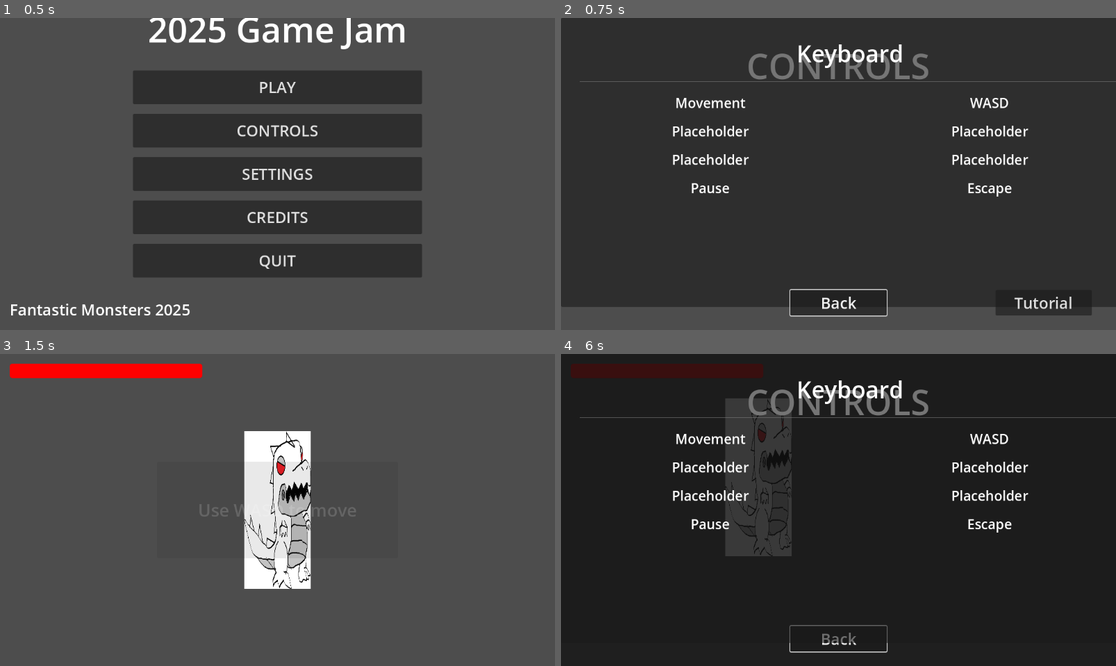
Above: before the commit, frames 1-4 (two rows, left to right).
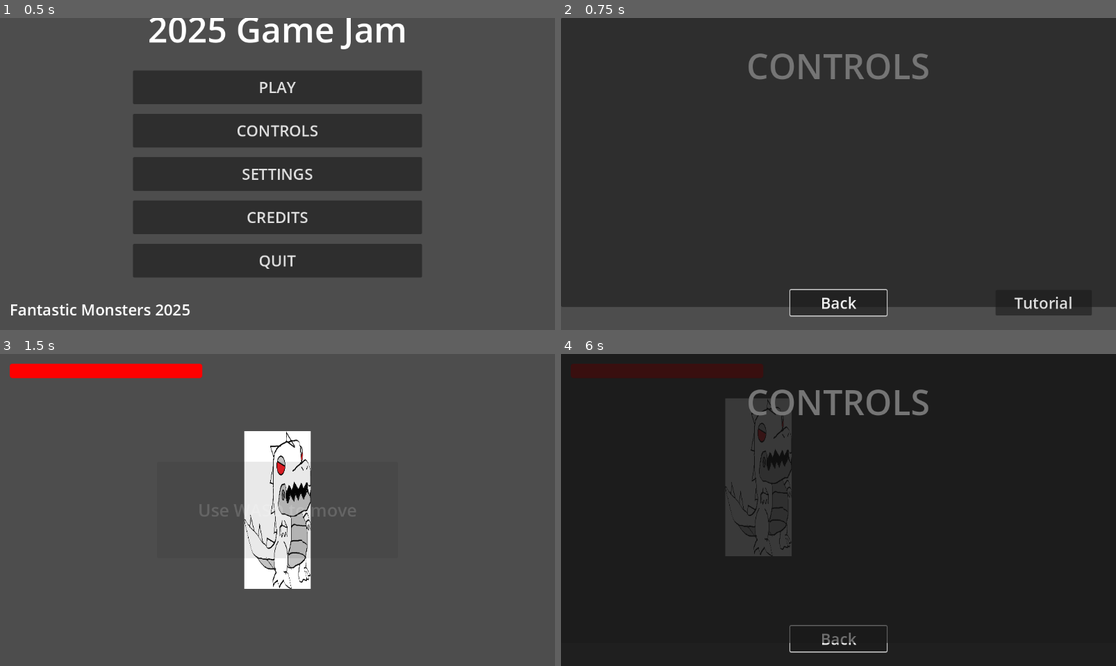
Above: after the commit, the same moments.

Repository: RandomlyZay/2025-game-jam
Game: Godot game, scene res://ui/menus/main_menu/main_menu.tscn
Same seed, same stepped clock (60 frames per second), same inputs: the game is played once before the commit and once after it.
Inputs (mouse positions are in pixels of both pictures, inside the frame that each line leads up to):
- Up to frame 1 (0.5 s): no input
- Up to frame 2 (0.75 s): click "CONTROLS" at 0.5 s
- Up to frame 3 (1.5 s): click "Tutorial" at 1.25 s
- Up to frame 4 (6 s): tap Enter (ui_accept) at 2, 2.27, 2.3, 2.57, 2.85, 3.02, 3.32, 3.8, 4.52, 4.82, 5.27, 5.3, 5.57 s; move the mouse to (960, 494) at 2.02 s; hold D (move_right) 2.03-2.78 s; hold Shift (sprint, bound only before the commit) 2.03-2.78 s; click (960, 494) at 2.17 s; move the mouse to (727, 525) at 2.77 s; hold S (move_down) 2.78-3.53 s; click (727, 525) at 2.92 s; tap Shift (sprint, bound only before the commit) at 3.05, 4.35 s; move the mouse to (894, 441) at 3.52 s; hold D (move_right) 3.53-4.28 s; tap Space (dash) at 3.6 s; click (894, 441) at 3.67 s; move the mouse to (810, 572) at 4.27 s; hold W (move_up) 4.28-5.03 s; click (810, 572) at 4.42 s; move the mouse to (1005, 556) at 5.02 s; hold A (move_left) 5.03-5.75 s; hold Shift (sprint, bound only before the commit) 5.03-5.75 s; click (1005, 556) at 5.17 s; tap Escape (ui_cancel) at 5.65 s; click "CONTROLS" at 5.75 s

Frame 1 is identical in both runs. In frame 2, 2.2% of the frame differs, in the area x 3-100%, y 8-58%; in frame 3, nothing differs; in frame 4, 2.2%.

Commit message:
Small Controls Update

Diff:
--- a/global/input_manager.gd
+++ b/global/input_manager.gd
@@ -2,7 +2,7 @@
 
 signal input_mode_changed(mode: String)
 
-var current_mode: String = "mouse"
+var current_mode: String = "keyboard"
 var last_mouse_position := Vector2.ZERO
 var last_mouse_move_time := 0.0
 const MOUSE_TIMEOUT := 0.5
@@ -15,6 +15,12 @@
 func _process(_delta: float) -> void:
 	check_input_mode()
 
+func _input(event: InputEvent) -> void:
+	# Detect any keyboard or mouse button activity
+	if (event is InputEventKey || event is InputEventMouseButton) && event.pressed:
+		switch_to_keyboard()
+		last_mouse_move_time = Time.get_ticks_msec() / 1000.0
+
 func check_input_mode() -> void:
 	# Check for mouse movement
 	var current_mouse_pos = get_viewport().get_mouse_position()
@@ -23,8 +29,9 @@
 			# Only switch to mouse if significant movement detected
 			var movement = (current_mouse_pos - last_mouse_position).length()
 			if movement > MOUSE_MOVEMENT_THRESHOLD:
-				switch_to_mouse()
+				switch_to_keyboard()
 		last_mouse_position = current_mouse_pos
+		last_mouse_move_time = Time.get_ticks_msec() / 1000.0
 
 	# Check for controller input
 	var any_stick_movement = false
@@ -37,7 +44,7 @@
 
 	# Check for any controller button press
 	var any_button_pressed = false
-	for button in range(JOY_BUTTON_LEFT_SHOULDER, JOY_BUTTON_START + 1):
+	for button in range(JOY_BUTTON_A, JOY_BUTTON_MAX + 1):
 		if Input.is_joy_button_pressed(0, button):
 			any_button_pressed = true
 			break
@@ -49,16 +56,16 @@
 		# Check if we should switch back to mouse
 		var current_time = Time.get_ticks_msec() / 1000.0
 		if current_time - last_mouse_move_time < MOUSE_TIMEOUT:
-			switch_to_mouse()
+			switch_to_keyboard()
 
 func switch_to_controller() -> void:
 	if current_mode != "controller":
 		current_mode = "controller"
 		emit_signal("input_mode_changed", current_mode)
 
-func switch_to_mouse() -> void:
-	if current_mode != "mouse":
-		current_mode = "mouse"
+func switch_to_keyboard() -> void:
+	if current_mode != "keyboard":
+		current_mode = "keyboard"
 		emit_signal("input_mode_changed", current_mode)
 
 func get_current_mode() -> String:
--- a/project.godot
+++ b/project.godot
@@ -28,34 +28,52 @@
 
 [input]
 
+ui_accept={
+"deadzone": 0.5,
+"events": [Object(InputEventKey,"resource_local_to_scene":false,"resource_name":"","device":0,"window_id":0,"alt_pressed":false,"shift_pressed":false,"ctrl_pressed":false,"meta_pressed":false,"pressed":false,"keycode":4194309,"physical_keycode":0,"key_label":0,"unicode":0,"location":0,"echo":false,"script":null)
+, Object(InputEventKey,"resource_local_to_scene":false,"resource_name":"","device":0,"window_id":0,"alt_pressed":false,"shift_pressed":false,"ctrl_pressed":false,"meta_pressed":false,"pressed":false,"keycode":4194310,"physical_keycode":0,"key_label":0,"unicode":0,"location":0,"echo":false,"script":null)
+, Object(InputEventKey,"resource_local_to_scene":false,"resource_name":"","device":0,"window_id":0,"alt_pressed":false,"shift_pressed":false,"ctrl_pressed":false,"meta_pressed":false,"pressed":false,"keycode":32,"physical_keycode":0,"key_label":0,"unicode":32,"location":0,"echo":false,"script":null)
+, Object(InputEventJoypadButton,"resource_local_to_scene":false,"resource_name":"","device":-1,"button_index":6,"pressure":0.0,"pressed":true,"script":null)
+]
+}
+ui_cancel={
+"deadzone": 0.5,
+"events": [Object(InputEventKey,"resource_local_to_scene":false,"resource_name":"","device":0,"window_id":0,"alt_pressed":false,"shift_pressed":false,"ctrl_pressed":false,"meta_pressed":false,"pressed":false,"keycode":4194305,"physical_keycode":0,"key_label":0,"unicode":0,"location":0,"echo":false,"script":null)
+, Object(InputEventJoypadButton,"resource_local_to_scene":false,"resource_name":"","device":-1,"button_index":1,"pressure":0.0,"pressed":true,"script":null)
+]
+}
 move_up={
 "deadzone": 0.5,
 "events": [Object(InputEventKey,"resource_local_to_scene":false,"resource_name":"","device":-1,"window_id":0,"alt_press …(192 unchanged characters)…
+, Object(InputEventJoypadButton,"resource_local_to_scene":false,"resource_name":"","device":-1,"button_index":11,"pressure":0.0,"pressed":true,"script":null)
+, Object(InputEventJoypadMotion,"resource_local_to_scene":false,"resource_name":"","device":-1,"axis":1,"axis_value":-1.0,"script":null)
 ]
 }
 move_left={
 "deadzone": 0.5,
 "events": [Object(InputEventKey,"resource_local_to_scene":false,"resource_name":"","device":-1,"window_id":0,"alt_press …(191 unchanged characters)…
+, Object(InputEventJoypadButton,"resource_local_to_scene":false,"resource_name":"","device":-1,"button_index":13,"pressure":0.0,"pressed":true,"script":null)
+, Object(InputEventJoypadMotion,"resource_local_to_scene":false,"resource_name":"","device":-1,"axis":0,"axis_value":-1.0,"script":null)
 ]
 }
 move_right={
 "deadzone": 0.5,
 "events": [Object(InputEventKey,"resource_local_to_scene":false,"resource_name":"","device":-1,"window_id":0,"alt_press …(192 unchanged characters)…
+, Object(InputEventJoypadButton,"resource_local_to_scene":false,"resource_name":"","device":-1,"button_index":14,"pressure":0.0,"pressed":true,"script":null)
+, Object(InputEventJoypadMotion,"resource_local_to_scene":false,"resource_name":"","device":-1,"axis":0,"axis_value":1.0,"script":null)
 ]
 }
 move_down={
 "deadzone": 0.5,
 "events": [Object(InputEventKey,"resource_local_to_scene":false,"resource_name":"","device":-1,"window_id":0,"alt_press …(192 unchanged characters)…
-]
-}
-sprint={
-"deadzone": 0.5,
-"events": [Object(InputEventKey,"resource_local_to_scene":false,"resource_name":"","device":-1,"window_id":0,"alt_pressed":false,"shift_pressed":false,"ctrl_pressed":false,"meta_pressed":false,"pressed":false,"keycode":0,"physical_keycode":4194325,"key_label":0,"unicode":0,"location":0,"echo":false,"script":null)
+, Object(InputEventJoypadButton,"resource_local_to_scene":false,"resource_name":"","device":-1,"button_index":12,"pressure":0.0,"pressed":true,"script":null)
+, Object(InputEventJoypadMotion,"resource_local_to_scene":false,"resource_name":"","device":-1,"axis":1,"axis_value":1.0,"script":null)
 ]
 }
 dash={
 "deadzone": 0.5,
 "events": [Object(InputEventKey,"resource_local_to_scene":false,"resource_name":"","device":-1,"window_id":0,"alt_press …(191 unchanged characters)…
+, Object(InputEventJoypadButton,"resource_local_to_scene":false,"resource_name":"","device":-1,"button_index":2,"pressure":0.0,"pressed":true,"script":null)
 ]
 }
 
--- a/stages/tutorial/tutorial.gd
+++ b/stages/tutorial/tutorial.gd
@@ -29,7 +29,6 @@
 	Audio.play_music("tutorial_theme")
 	print("music playing")
 	get_tree().paused = false
-	Input.set_mouse_mode(Input.MOUSE_MODE_HIDDEN)
 
 	setup_ui_manager()
 	await get_tree().process_frame
@@ -172,7 +171,6 @@
 	show_tutorial_popup("Tutorial completed!")
 	# After showing completion message, wait 3 seconds then go to controls menu
 	await get_tree().create_timer(3.0).timeout
-	Input.mouse_mode = Input.MOUSE_MODE_VISIBLE  # Show OS cursor before transition
 	get_tree().change_scene_to_file("res://ui/menus/main_menu/controls_menu/controls_menu.tscn")
 	Audio.play_music("main_menu_theme")
 
@@ -281,9 +279,6 @@
 	auto_complete_timer.start()
 
 func _on_tutorial_complete() -> void:
-	# Show the OS cursor for the controls menu
-	Input.mouse_mode = Input.MOUSE_MODE_VISIBLE
-
 	# Wait 3 seconds before transitioning
 	await get_tree().create_timer(3.0).timeout
 	get_tree().change_scene_to_file("res://ui/menus/main_menu/controls_menu/controls_menu.tscn")
--- a/ui/menus/main_menu/controls_menu/controls_menu.gd
+++ b/ui/menus/main_menu/controls_menu/controls_menu.gd
@@ -27,7 +27,6 @@
 	get_tree().change_scene_to_file("res://ui/menus/main_menu/main_menu.tscn")
 
 func _on_tutorial_pressed() -> void:
-	Input.mouse_mode = Input.MOUSE_MODE_HIDDEN
 	get_tree().change_scene_to_file("res://stages/tutorial/tutorial.tscn")
 
 func _on_input_mode_changed(mode: String) -> void:
